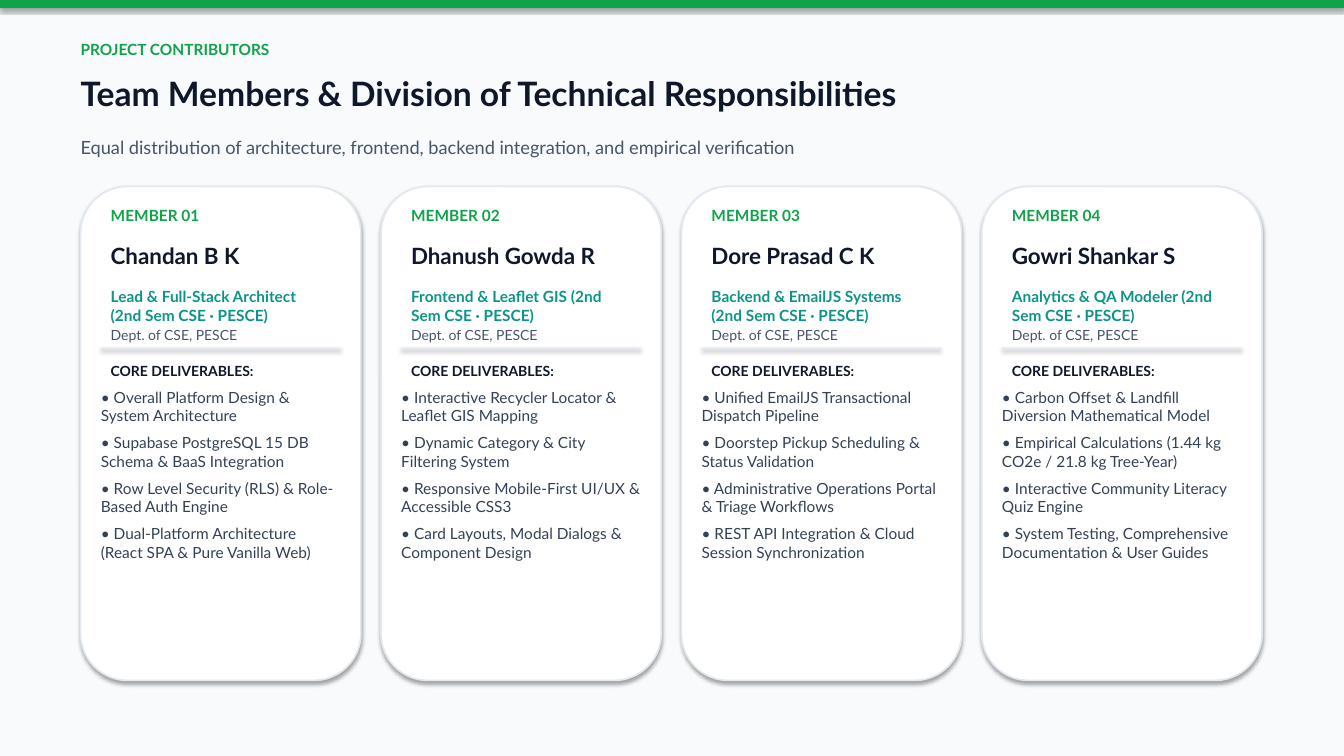
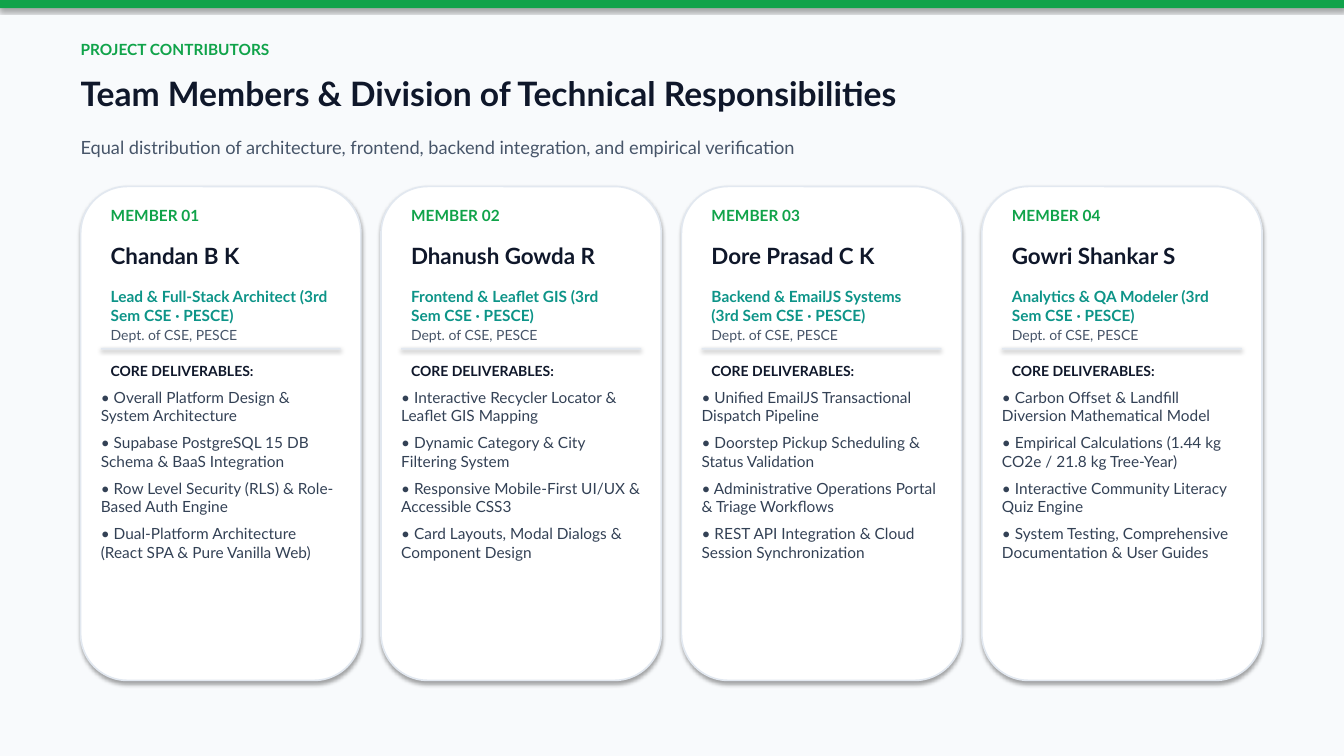
Before and after one commit to chandan-bk/ecocycle-vanilla, a slide deck: slide 2 of EcoCycle_Project_Presentation.pptx. Drawn at 1344x756 pixels with LibreOffice and Linux fonts; fonts in the diff are those of the drawing. Boxes give left, top, right and bottom in pixels: in the first picture for what was removed or moved away, otherwise in the second. Text is boxed around its words. In the diff, an @@ line names an element or a change of style, - is before the commit and + after.

```diff
--- a/EcoCycle_Project_Presentation.pptx
+++ b/EcoCycle_Project_Presentation.pptx
@@ text at (111, 290, 327, 324): text changed @@
-Lead & Full-Stack Architect (2nd Sem CSE · PESCE)
+Lead & Full-Stack Architect (3rd Sem CSE · PESCE)
@@ text at (411, 290, 598, 323): text changed @@
-Frontend & Leaflet GIS (2nd Sem CSE · PESCE)
+Frontend & Leaflet GIS (3rd Sem CSE · PESCE)
@@ text at (711, 290, 901, 324): text changed @@
-Backend & EmailJS Systems (2nd Sem CSE · PESCE)
+Backend & EmailJS Systems (3rd Sem CSE · PESCE)
@@ text at (1012, 290, 1208, 324): text changed @@
-Analytics & QA Modeler (2nd Sem CSE · PESCE)
+Analytics & QA Modeler (3rd Sem CSE · PESCE)
```
Also in this commit, not shown: 1 other slide changed, 18 other files.
